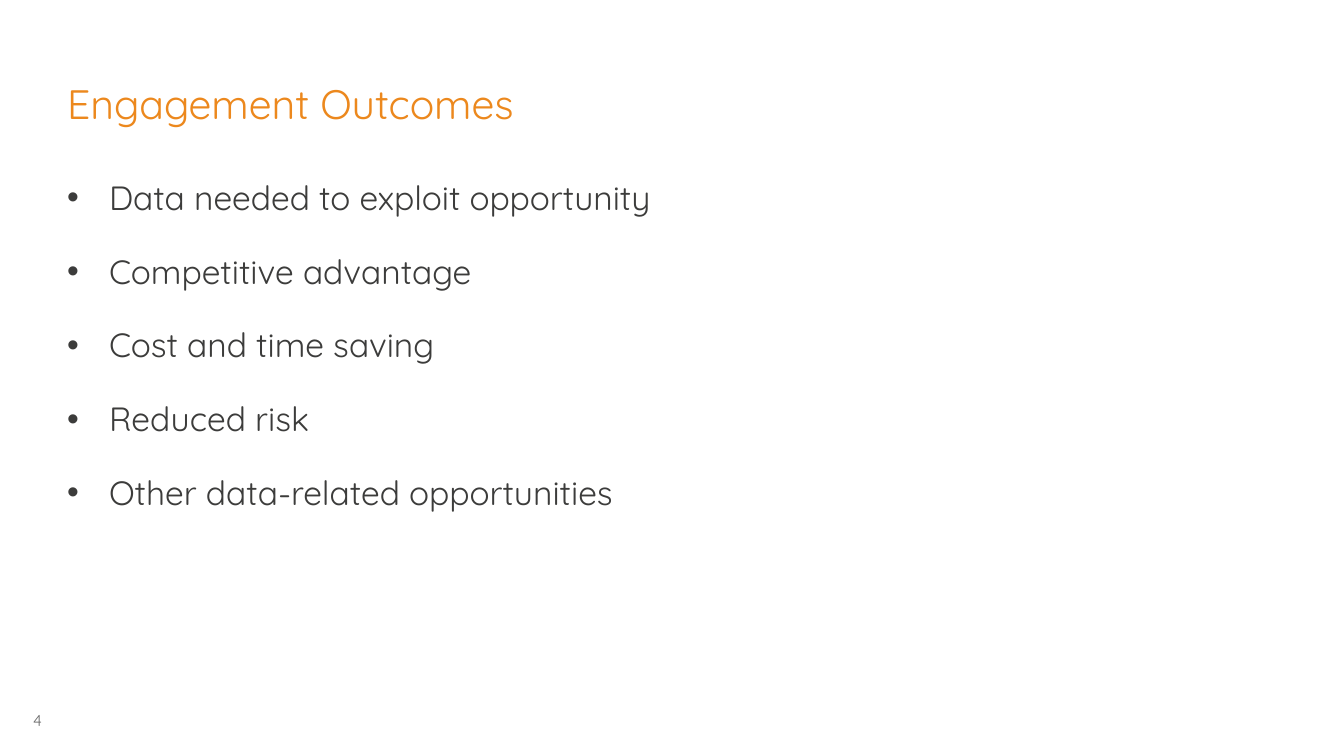
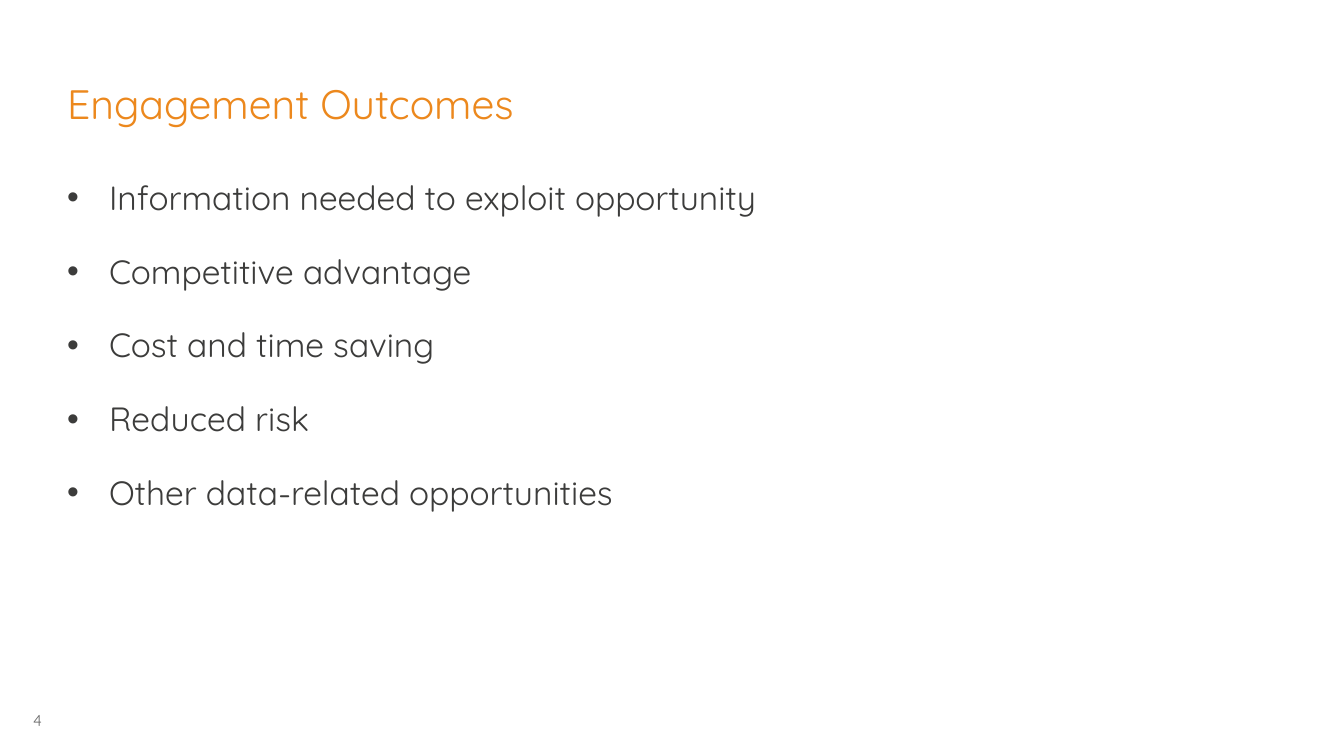
Before and after one commit to georgios-tsolakis-td/Bootcamp_Mar17_London, a slide deck: slide 4 of Team Quinto/Skynet Proposal.pptx. Drawn at 1344x756 pixels with LibreOffice and Linux fonts; fonts in the diff are those of the drawing; background and template pictures are left out. Boxes give left, top, right and bottom in pixels: in the first picture for what was removed or moved away, otherwise in the second. Text is boxed around its words. In the diff, an @@ line names an element or a change of style, - is before the commit and + after.

```diff
--- a/Team Quinto/Skynet Proposal.pptx
+++ b/Team Quinto/Skynet Proposal.pptx
@@ text at [109, 185, 756, 217]: text changed @@
-• Data needed to exploit opportunity
+• Information needed to exploit opportunity
```
Also in this commit, not shown: 2 other slides changed.
